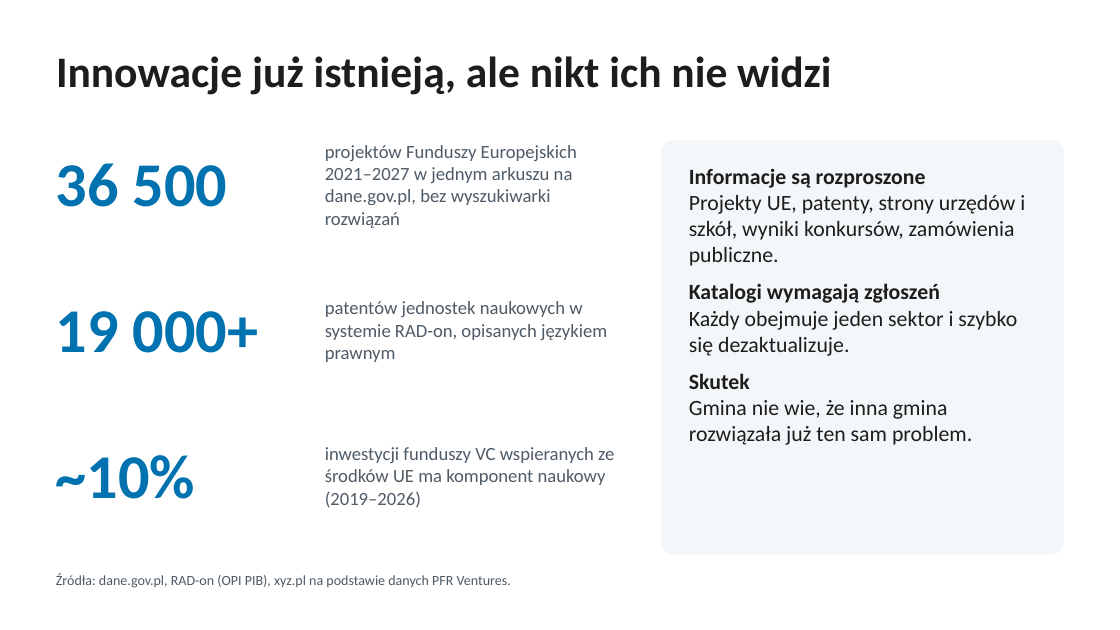
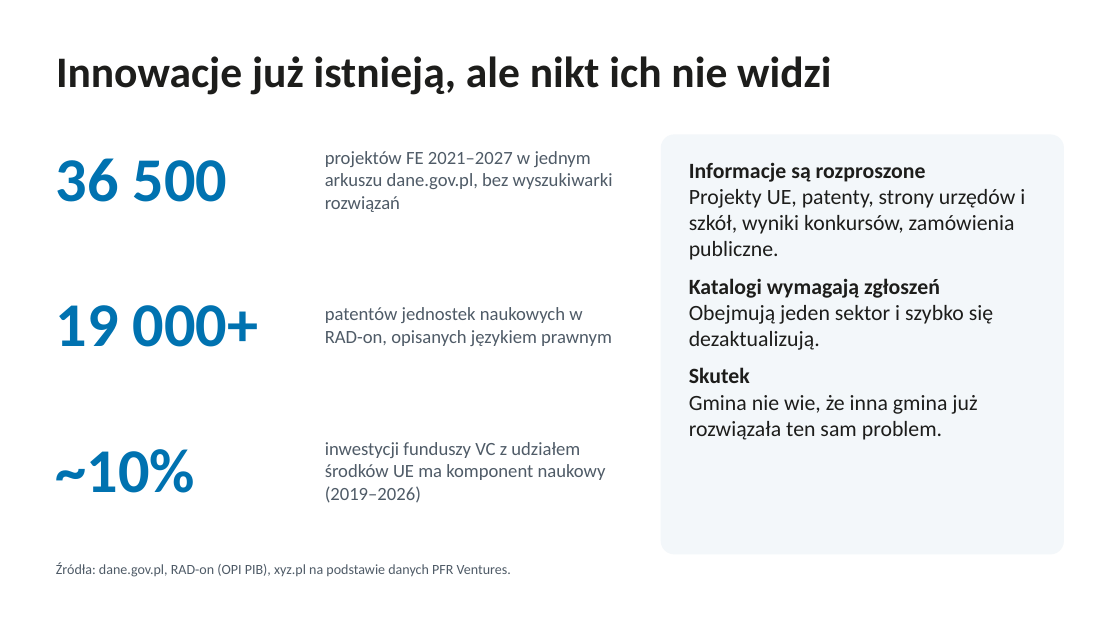
Before and after one commit to FilipLangiewicz/InnovationHub, a slide deck: slide 2 of docs/presentation/Radar_innowacji.pptx. Drawn at 1120x630 pixels with LibreOffice and Linux fonts; fonts in the diff are those of the drawing. Boxes give left, top, right and bottom in pixels: in the first picture for what was removed or moved away, otherwise in the second. Text is boxed around its words. In the diff, an @@ line names an element or a change of style, - is before the commit and + after.

```diff
--- a/docs/presentation/Radar_innowacji.pptx
+++ b/docs/presentation/Radar_innowacji.pptx
@@ rounded rectangle: place and size @@
-rounded rectangle at box(661, 140, 1064, 554)
+rounded rectangle at box(661, 134, 1064, 554)
@@ text at box(325, 151, 613, 212): text changed @@
-projektów Funduszy Europejskich 2021–2027 w jednym arkuszu na dane.gov.pl, bez wyszukiwarki rozwiązań
+projektów FE 2021–2027 w jednym arkuszu dane.gov.pl, bez wyszukiwarki rozwiązań
@@ text at box(325, 307, 612, 346): text changed @@
-patentów jednostek naukowych w systemie RAD-on, opisanych językiem prawnym
+patentów jednostek naukowych w RAD-on, opisanych językiem prawnym
@@ text at box(689, 305, 993, 350): text changed @@
-Każdy obejmuje jeden sektor i szybko się dezaktualizuje.
+Obejmują jeden sektor i szybko się dezaktualizują.
@@ text at box(689, 395, 977, 440): text changed @@
-Gmina nie wie, że inna gmina rozwiązała już ten sam problem.
+Gmina nie wie, że inna gmina już rozwiązała ten sam problem.
@@ 3 texts: place and size @@
-3 texts at box(56, 163, 258, 499)
+3 texts at box(56, 158, 258, 493)
@@ text at box(325, 442, 606, 503): text changed @@
-inwestycji funduszy VC wspieranych ze środków UE ma komponent naukowy (2019–2026)
+inwestycji funduszy VC z udziałem środków UE ma komponent naukowy (2019–2026)
@@ text "Źródła: dane.gov.pl, RAD-on (OPI PIB), ...": place and size @@
-text "Źródła: dane.gov.pl, RAD-on (OPI PIB), ..." at box(56, 573, 511, 588)
+text "Źródła: dane.gov.pl, RAD-on (OPI PIB), ..." at box(56, 562, 511, 577)
```
Also in this commit, not shown: 7 other slides changed, 3 other files.
